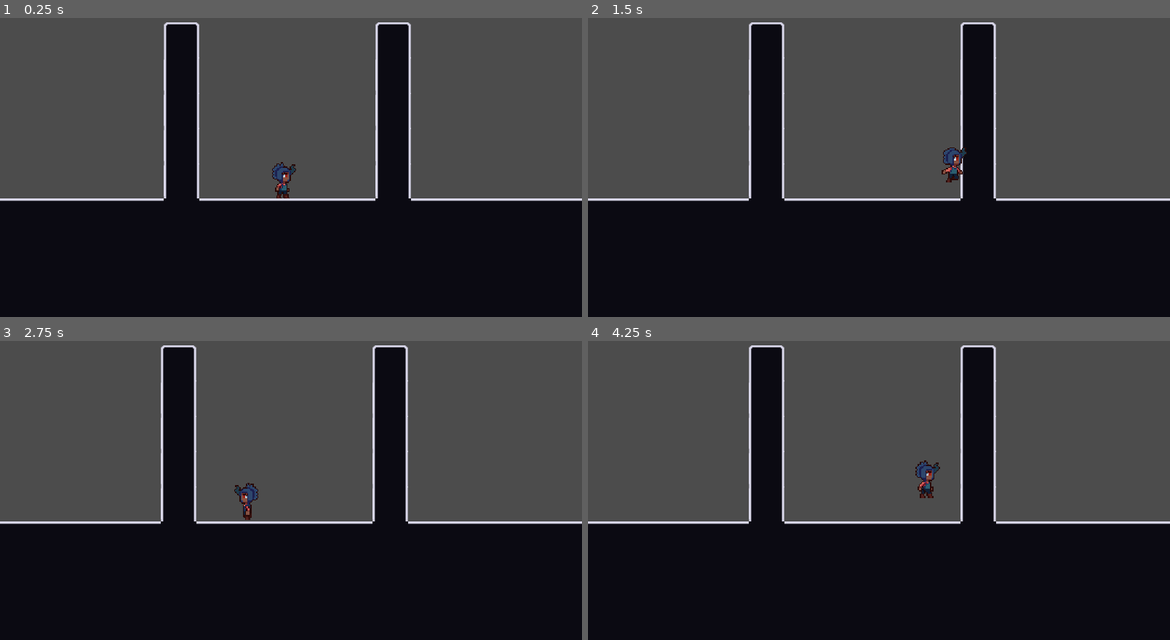
Above: before the commit, frames 1-4 (two rows, left to right).
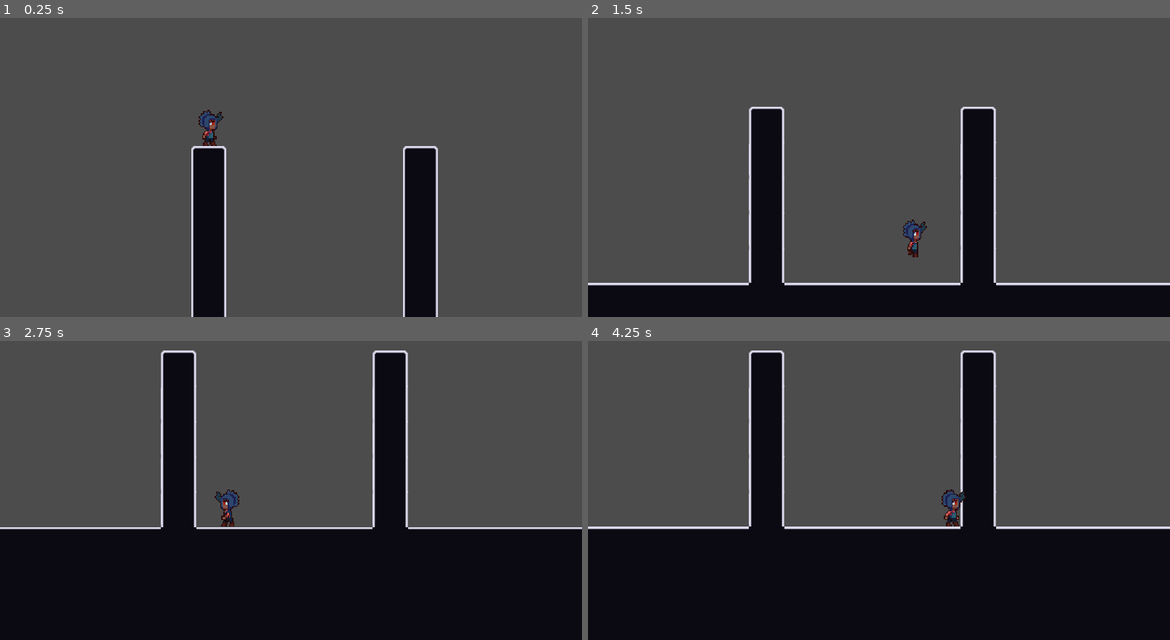
Above: after the commit, the same moments.

Repository: psbrunosouza/my-little-godot-project
Game: Godot game, scene res://game/levels/scenes/Level1.tscn
The game is run twice, just before and just after one commit, with the same random seed, the same clock (stepped at 60 frames per second) and the same inputs.
Inputs:
- Up to frame 1 (0.25 s): no input
- Up to frame 2 (1.5 s): hold Right (right) from 0.53 s (still down); tap C (jump) at 0.6, 0.77, 1.07, 1.35 s
- Up to frame 3 (2.75 s): tap C (jump) at 1.52, 1.82, 2.1 s; release Right (right) at 2.03 s; hold Left (left) from 2.03 s (still down)
- Up to frame 4 (4.25 s): release Left (left) at 2.78 s; hold Right (right) from 2.78 s (still down); tap C (jump) at 2.85, 3.02, 3.32, 3.6, 3.77, 4.07 s

The runs differ from the first frame. In frame 1, 45% of the frame differs, in the area x 0-100%, y 1-100%; in frame 2, 30%; in frame 3, 3.1%; in frame 4, 3.1%.

Commit message:
feat: wall jump

Diff:
--- a/game/levels/scenes/Level1.tscn
+++ b/game/levels/scenes/Level1.tscn
@@ -8,4 +8,4 @@
 [node name="Map1" parent="." instance=ExtResource( 2 )]
 
 [node name="Player" parent="." instance=ExtResource( 1 )]
-position = Vector2( 204, 151 )
+position = Vector2( 113, 12 )
--- a/game/player/scripts/Player.gd
+++ b/game/player/scripts/Player.gd
@@ -1,6 +1,6 @@
 extends PlayerModel
 
-func _physics_process(delta):
+func _physics_process(delta) -> void:
 	gravity(delta)
 
 	idle()
@@ -10,31 +10,32 @@
 
 	motion = move_and_slide(motion, Vector2.UP)
 
-func gravity(delta):
-	if(motion.y <= 0):
+func gravity(delta) -> void:
+	if(next_to_wall() && direction != 0 && motion.y >= 0):
+		motion.y += WALL_ATTACHED_GRAVITY * delta
+	elif(motion.y < 0):
 		motion.y += JUMP_GRAVITY * delta
-	else:
+	elif(motion.y >= 0):
 		motion.y += FALL_GRAVITY * delta
 
-	if(!is_jumping && next_to_wall() && direction != 0):
-		motion.y = WALL_ATTACHED_GRAVITY
-
-func idle():
+func idle() -> void:
 	if(is_on_floor()):
 		is_jumping = false
 		performed_jumps = 0
 		animation_player_machine.travel("idle")
 
-func movement():
+func movement() -> void:
 	direction = Input.get_action_strength("right") - Input.get_action_strength("left")
 	if(direction != 0):
 		motion.x = lerp(motion.x, direction * MOVE_SPEED, 0.2)
 		sprite.scale.x = direction;
 		animation_player_machine.travel("run")
+	elif(direction == 0 && !is_on_floor()):
+		motion.x = lerp(motion.x, 0, 0.15)
 	else:
-		motion.x = lerp(motion.x, 0, 0.3)
+		motion.x = lerp(motion.x, 0, 0.4)
 
-func wall_jump():
+func wall_jump() -> void:
 	if(
 		Input.is_action_just_pressed("jump")
 		&& !is_on_floor()
@@ -52,7 +53,7 @@
 		motion.x = WALL_IMPULSE_SPEED
 		performed_jumps += 1
 
-func jump():
+func jump() -> void:
 	if(Input.is_action_just_pressed("jump") && is_on_floor()):
 		performed_jumps += 1;
 		if(performed_jumps <= MAX_JUMP_QUANTITY):
--- a/game/player/scripts/PlayerModel.gd
+++ b/game/player/scripts/PlayerModel.gd
@@ -4,7 +4,7 @@
 
 const FALL_GRAVITY: int = 800
 const JUMP_GRAVITY: int = 600
-const WALL_ATTACHED_GRAVITY: int = 30
+const WALL_ATTACHED_GRAVITY: int = 50
 const JUMP_FORCE: int = -250
 const WALL_IMPULSE_HEIGHT = -250
 const MOVE_SPEED: int = 150
@@ -22,5 +22,5 @@
 onready var animation_player_tree: AnimationTree = $AnimationMachinePlayer
 onready var animation_player_machine = animation_player_tree.get("parameters/playback")
 
-func next_to_wall():
+func next_to_wall() -> bool:
 	return wall_detector_right.is_colliding() || wall_detector_left.is_colliding()
Not shown, changed: .mono/metadata/ide_messaging_meta.txt
